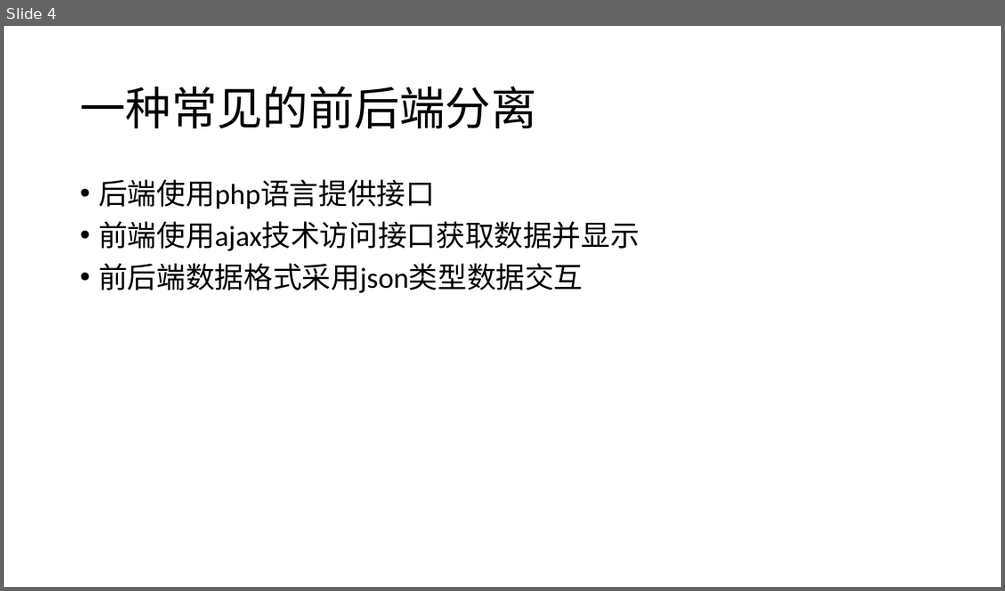
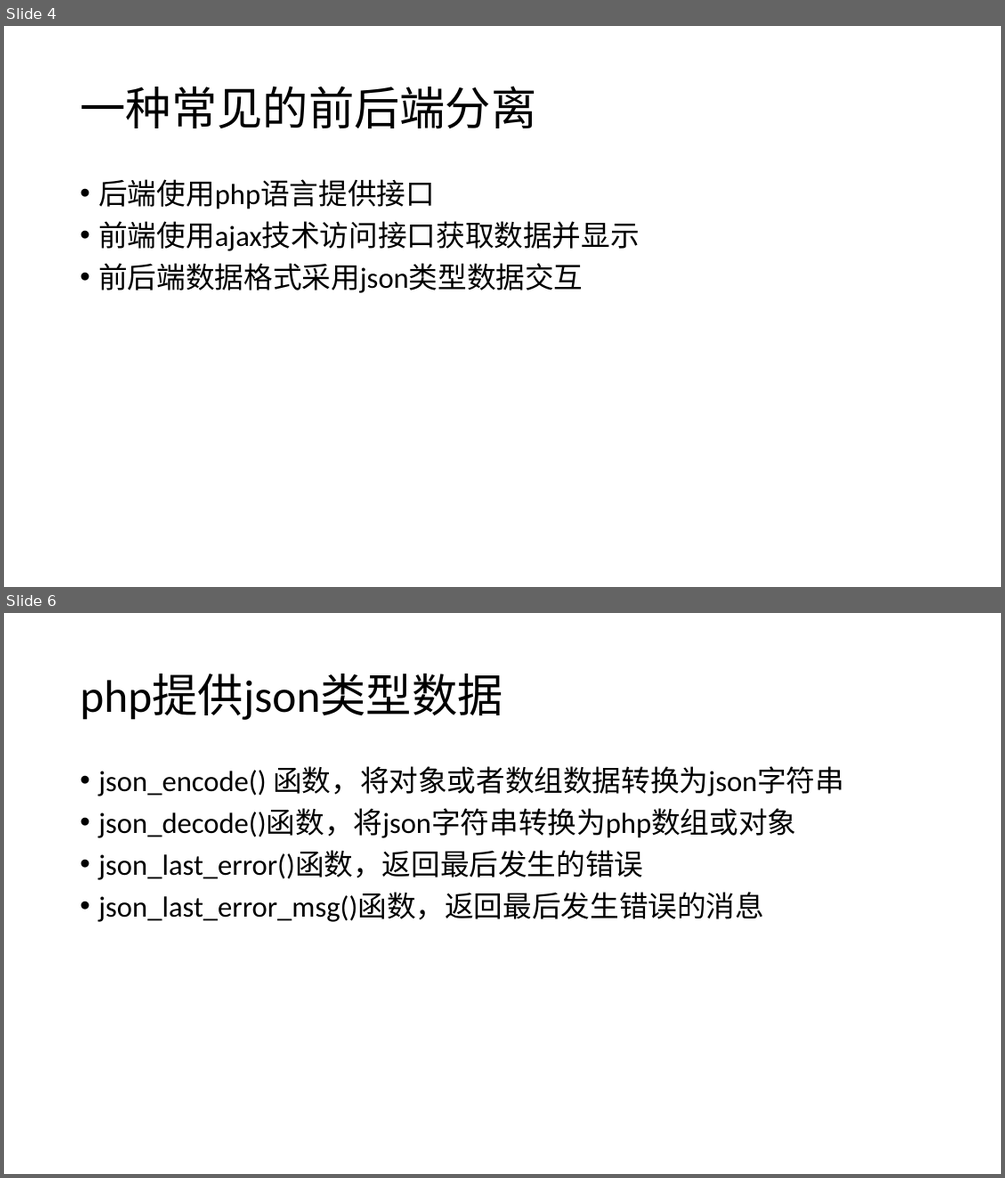
Before and after one commit to zhan3333/php-example, a slide deck: doc/ppt/第八课-前后端分离.pptx. Shown one above the other, each under a label of ours: slide 4 before the commit, slides 4 and 6 after it; the slides between them are not shown. The pictures are 1005x591 and 1005x1178 pixels, drawn with LibreOffice and Linux fonts; fonts in the diff are those of the drawing. Boxes give left, top, right and bottom in pixels: in the first picture for what was removed or moved away, otherwise in the second. Text is boxed around its words. In the diff, an @@ line names an element or a change of style, - is before the commit and + after.

```diff
--- a/doc/ppt/第八课-前后端分离.pptx
+++ b/doc/ppt/第八课-前后端分离.pptx
@@ slide 6 added at box(4, 613, 1001, 1174), background #FFFFFF @@
@@ title added at box(80, 674, 503, 720), 44 pt, text #000000 @@
+php提供json类型数据
@@ text added at box(98, 766, 844, 922), 28 pt, text #000000 @@
+• json_encode() 函数，将对象或者数组数据转换为json字符串
+• json_decode()函数，将json字符串转换为php数组或对象
+• json_last_error()函数，返回最后发生的错误
+• json_last_error_msg()函数，返回最后发生错误的消息
```
Also in this commit, not shown: 1 slide changed, 2 other slides added, 3 slides removed, 16 other files.
